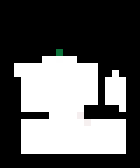
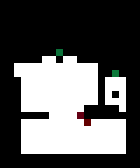
Layers edited between the first and the second 140 × 168 image:
painted on "Background", unmasked it over [56, 56, 119, 126]
